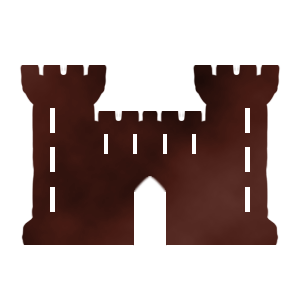
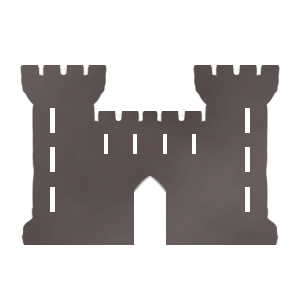
Layer changes from the first w=300, h=300 image to the second:
added layer "Layer 8" (43%) in group "Castle" over bbox(20, 65, 280, 246)
hid "Ley Capital", opacity 50% → 100%, painted on it over bbox(20, 65, 280, 246)
painted on "Layer 3" over bbox(20, 65, 280, 246)
